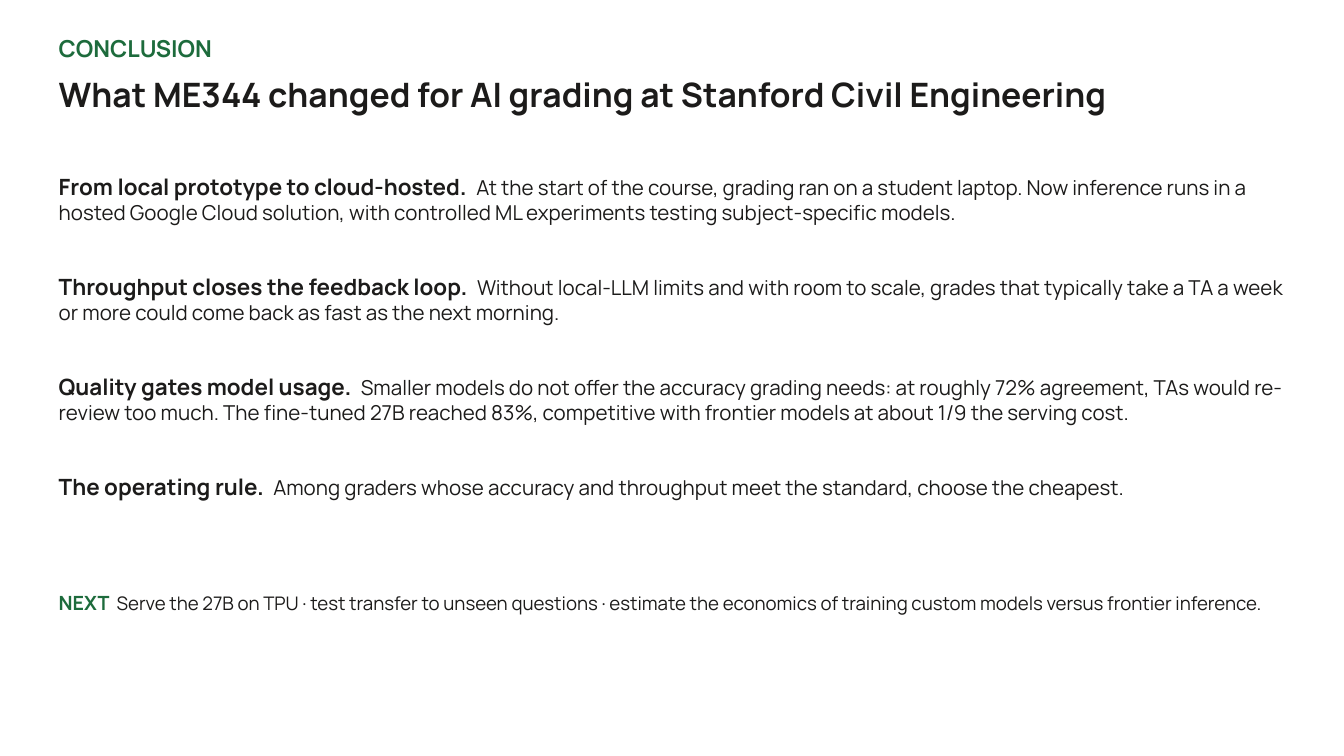
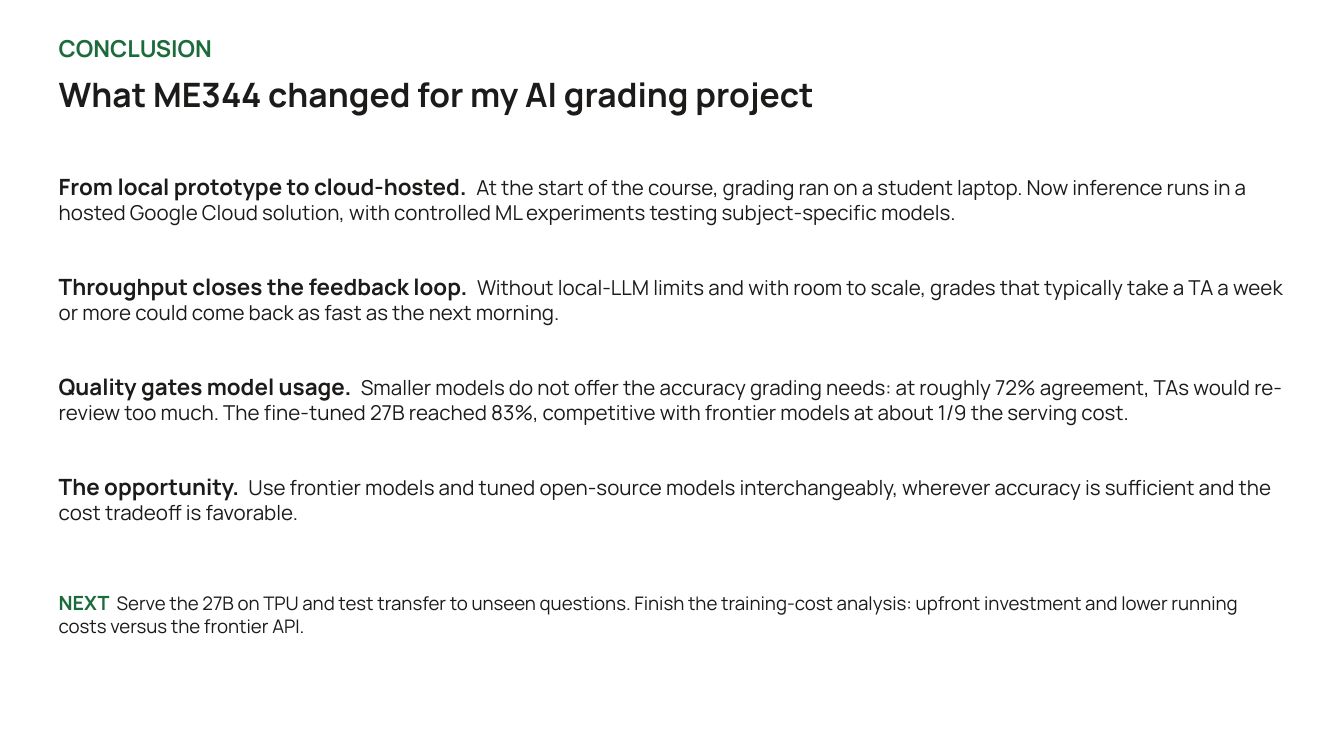
Before and after one commit to seanyepez/me344ricechem, a slide deck: slide 5 of slides/ME344_RiceChem_Option2_5_Slides.pptx. Drawn at 1344x756 pixels with LibreOffice and Linux fonts; fonts in the diff are those of the drawing. Boxes give left, top, right and bottom in pixels: in the first picture for what was removed or moved away, otherwise in the second. Text is boxed around its words. In the diff, an @@ line names an element or a change of style, - is before the commit and + after.

```diff
--- a/slides/ME344_RiceChem_Option2_5_Slides.pptx
+++ b/slides/ME344_RiceChem_Option2_5_Slides.pptx
@@ text at <box>59,82,813,116</box>: text changed @@
-What ME344 changed for AI grading at Stanford Civil Engineering
+What ME344 changed for my AI grading project
@@ text at <box>59,478,1271,521</box>: text changed @@
-The operating rule. Among graders whose accuracy and throughput meet the standard, choose the cheapest.
+The opportunity. Use frontier models and tuned open-source models interchangeably, wherever accuracy is sufficient and the cost tradeoff is favorable.
@@ text at <box>59,596,1237,634</box>: text changed @@
-NEXT Serve the 27B on TPU · test transfer to unseen questions · estimate the economics of training custom models versus frontier inference.
+NEXT Serve the 27B on TPU and test transfer to unseen questions. Finish the training-cost analysis: upfront investment and lower running costs versus the frontier API.
```
Also in this commit, not shown: 1 other slide changed, 1 other file.
